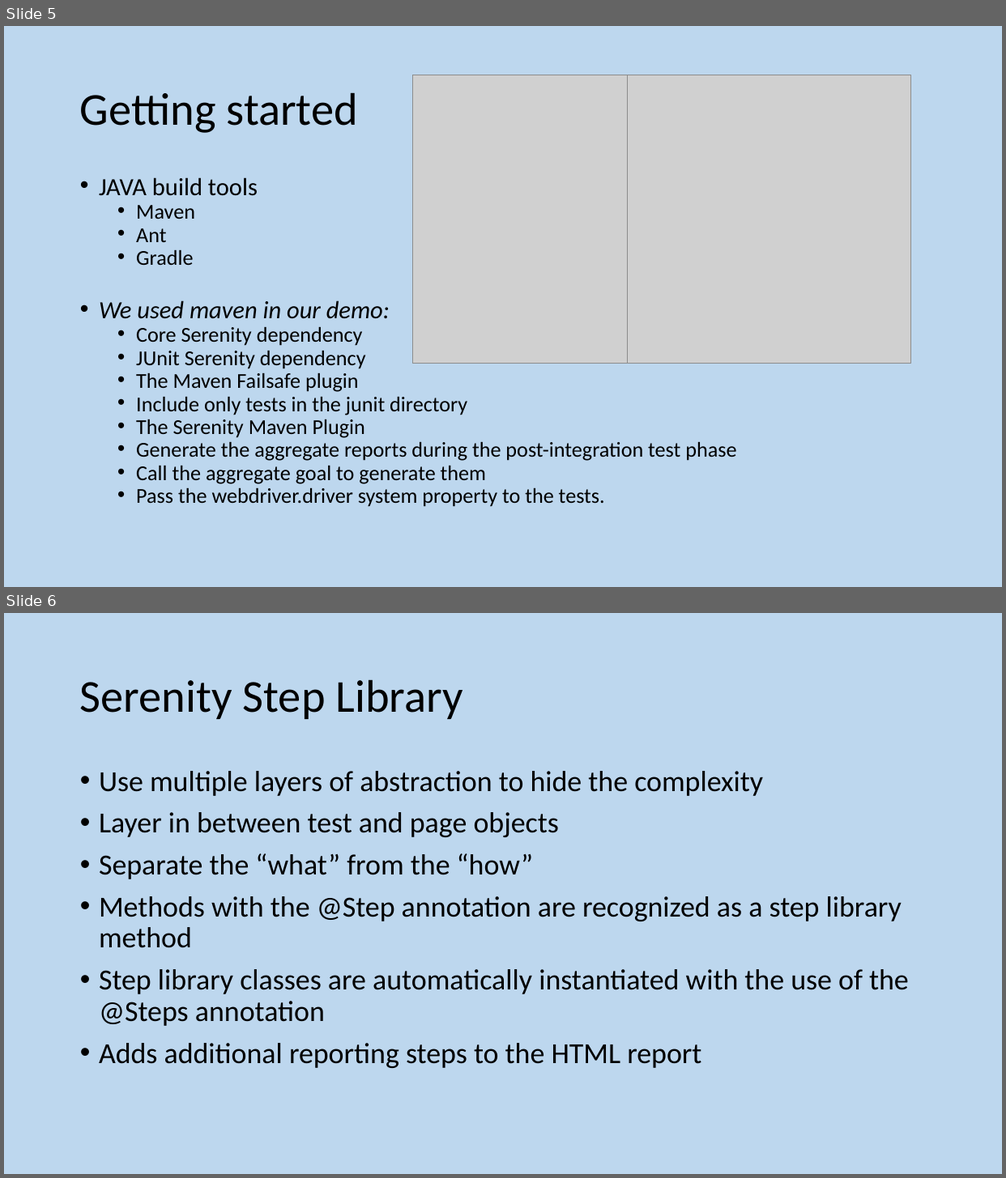
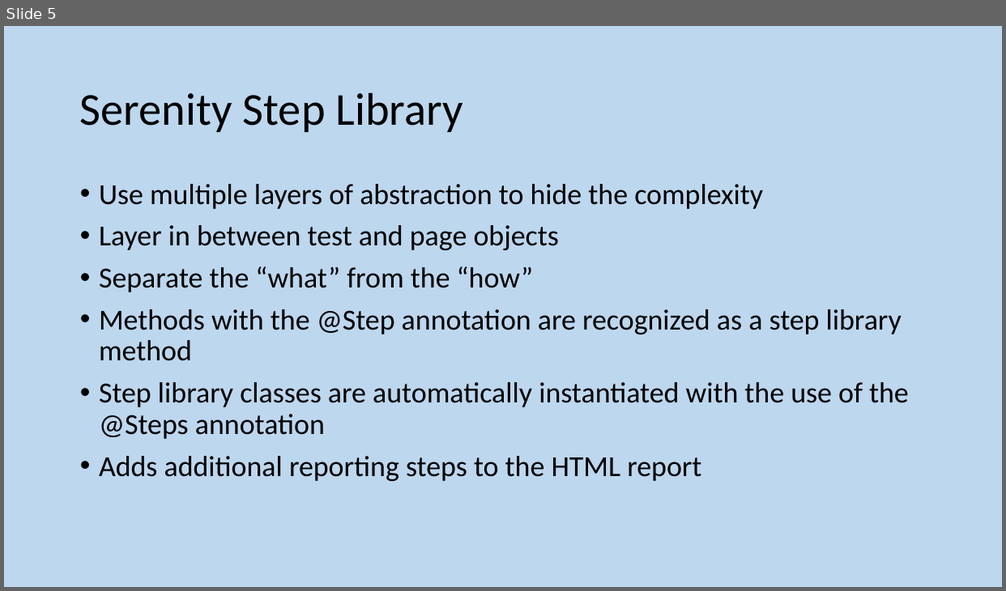
Before and after one commit to GeeChao/serenityjourneydemo, a slide deck: STAG - Screenplay demo.pptx. Shown one above the other, each under a label of ours: slides 5 and 6 before the commit, slide 5 after it. The pictures are 1006x1178 and 1006x591 pixels, drawn with LibreOffice and Linux fonts; fonts in the diff are those of the drawing; grey boxes stand for pictures. Boxes give left, top, right and bottom in pixels: in the first picture for what was removed or moved away, otherwise in the second. Text is boxed around its words. In the diff, an @@ line names an element or a change of style, - is before the commit and + after.

```diff
--- a/STAG - Screenplay demo.pptx
+++ b/STAG - Screenplay demo.pptx
@@ slide 5 removed at [4,26,1002,587], background #BDD7EE @@
@@ title removed at [80,92,358,133] @@
-Getting started
@@ picture removed at [413,75,674,364] @@
@@ picture removed at [628,75,911,364] @@
@@ text removed at [99,177,736,507] @@
-• JAVA build tools
-  • Maven
-  • Ant
-  • Gradle
-• We used maven in our demo:
-  • Core Serenity dependency
-  • JUnit Serenity dependency
-  • The Maven Failsafe plugin
-  • Include only tests in the junit directory
-  • The Serenity Maven Plugin
-  • Generate the aggregate reports during the post-integration test phase
-  • Call the aggregate goal to generate them
-  • Pass the webdriver.driver system property to the tests.
@@ what was slide 6 is now slide 5 @@
```
Also in this commit, not shown: 3 slides changed, 16 slides added, 9 other slides removed.
